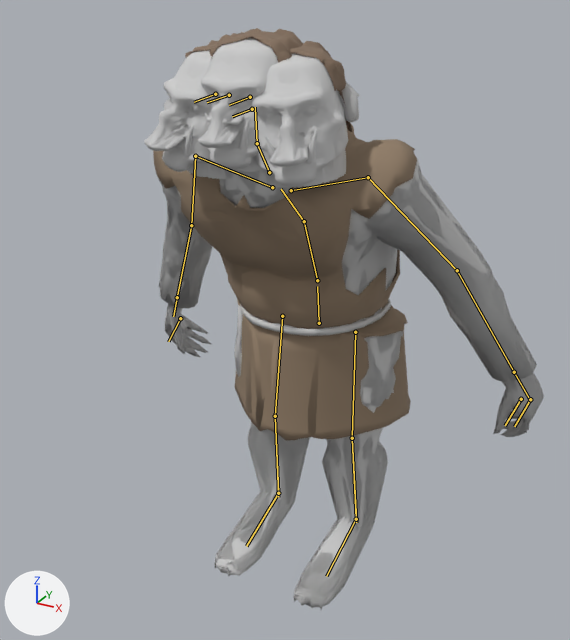
Before and after pictures for a commit that changed the glTF model assets/troll.glb.
Both versions are drawn from a camera (50 mm lens) standing at (1.055, -2.149, 1.902) and looking at (-0.053, -0.134, 0.894). The lights are fixed; the arrows at lower left show +X, +Y and +Z. The first picture is the older version. The bones that change, and the others that lie on the model, are drawn over the model as lines.

Objects in the first picture: 'arch_brute', 'arch_troll', 'face_ettin', 'face_ogre', 'face_troll', 'lod_arch_brute', 'lod_arch_troll', 'lod_face_ettin', 'lod_face_ogre', 'lod_face_troll'.
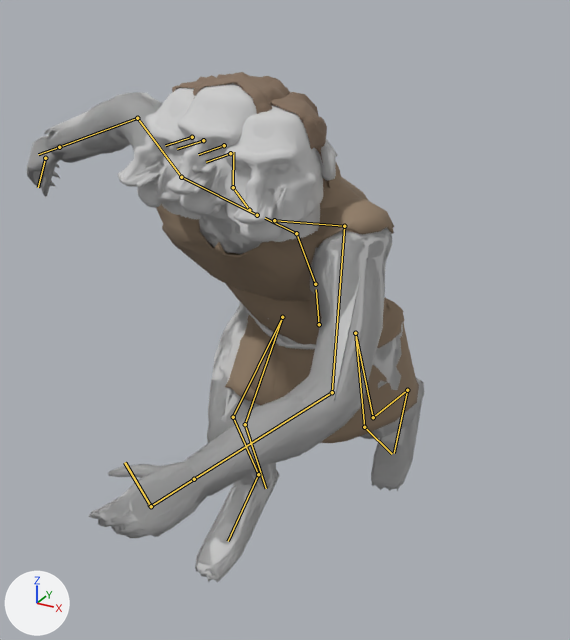
The newer file adds an action. The first version stands in its rest pose; the second is drawn at frame 7 of the action 'jump'.

Where the change shows, as pixel boxes (x1, y1, x2, y2) in the pictures (570 x 640 px):
'arch_troll', posed
    before: (158, 162, 543, 609)
    after: (27, 92, 424, 581)
'arch_brute', posed
    before: (153, 124, 417, 441)
    after: (27, 114, 419, 582)
'lod_arch_troll', posed
    before: (160, 158, 544, 607)
    after: (28, 92, 425, 581)
'lod_arch_brute', posed
    before: (153, 125, 522, 604)
    after: (28, 93, 416, 581)
'face_ettin', posed (11% taller)
    before: (144, 40, 360, 188)
    after: (118, 77, 338, 242)
'lod_face_ettin', posed (11% taller)
    before: (144, 40, 358, 188)
    after: (119, 77, 335, 242)
'face_troll', posed
    before: (198, 29, 294, 172)
    after: (167, 73, 290, 219)
'face_ogre', posed
    before: (205, 29, 303, 172)
    after: (179, 72, 290, 218)
'lod_face_ogre', posed
    before: (204, 28, 299, 172)
    after: (180, 72, 288, 218)
'lod_face_troll', posed
    before: (199, 29, 293, 171)
    after: (167, 74, 283, 218)
bone 'hips', root to tip
    before: (319, 323) to (317, 286)
    after: (319, 324) to (316, 289)
bone 'skirt.L', root to tip
    before: (355, 332) to (352, 438)
    after: (355, 333) to (364, 427)
bone 'skirt.R', root to tip
    before: (282, 316) to (275, 416)
    after: (282, 317) to (245, 424)
bone 'spine', root to tip
    before: (317, 280) to (304, 221)
    after: (315, 284) to (296, 233)
bone 'chest', root to tip
    before: (304, 221) to (281, 189)
    after: (296, 233) to (265, 218)
bone 'neck', root to tip
    before: (269, 172) to (257, 143)
    after: (249, 210) to (233, 187)
bone 'head', root to tip
    before: (257, 143) to (255, 107)
    after: (233, 187) to (233, 152)
bone 'upperarm.L', root to tip
    before: (368, 177) to (457, 270)
    after: (344, 226) to (332, 392)
bone 'forearm.L', root to tip
    before: (457, 270) to (514, 372)
    after: (332, 392) to (194, 479)
bone 'upperarm.R', root to tip
    before: (195, 156) to (191, 225)
    after: (181, 177) to (137, 118)
bone 'forearm.R', root to tip
    before: (191, 225) to (177, 297)
    after: (137, 118) to (59, 147)
bone 'thigh.L', root to tip
    before: (355, 332) to (352, 438)
    after: (355, 333) to (373, 417)
bone 'shin.L', root to tip
    before: (352, 438) to (356, 519)
    after: (373, 417) to (407, 390)
bone 'foot.L', root to tip
    before: (356, 519) to (326, 576)
    after: (407, 390) to (394, 453)
bone 'thigh.R', root to tip
    before: (282, 316) to (275, 416)
    after: (282, 317) to (233, 417)
bone 'shin.R', root to tip
    before: (275, 416) to (278, 493)
    after: (233, 417) to (258, 474)
bone 'foot.R', root to tip
    before: (278, 493) to (246, 546)
    after: (258, 474) to (228, 541)

The change, as a list of edits to the scene's bpy script:
```text
Change bone_hips:
    where bone_hips = bpy.data.objects['rig'].pose.bones['hips']
    bone_hips.location: (0.0, 0.0, 0.0) -> (0.0, -0.004, 0.0)
    bone_hips.rotation_quaternion: (1.0, 0.0, 0.0, 0.0) -> (0.999, 0.044, 0.0, 0.0)  # degrees (0, 0, 0) -> degrees (5, 0, 0)
Change bone_skirt_l:
    where bone_skirt_l = bpy.data.objects['rig'].pose.bones['skirt.L']  # child of 'hips'
    bone_skirt_l.rotation_quaternion: (1.0, 0.0, 0.0, 0.0) -> (0.997, 0.072, 0.006, -0.01)  # degrees (0, 0, 0) -> degrees (8, 1, -1)
Change bone_skirt_r:
    where bone_skirt_r = bpy.data.objects['rig'].pose.bones['skirt.R']  # child of 'hips'
    bone_skirt_r.rotation_quaternion: (1.0, 0.0, 0.0, 0.0) -> (0.952, -0.306, -0.006, 0.015)  # degrees (0, 0, 0) -> degrees (-36, 0, 2)
Change bone_spine:
    where bone_spine = bpy.data.objects['rig'].pose.bones['spine']  # child of 'hips'
    bone_spine.rotation_quaternion: (1.0, 0.0, 0.0, 0.0) -> (0.999, 0.035, -0.026, 0.001)  # degrees (0, 0, 0) -> degrees (4, -3, 0)
Change bone_chest:
    where bone_chest = bpy.data.objects['rig'].pose.bones['chest']  # child of 'spine'
    bone_chest.rotation_quaternion: (1.0, 0.0, 0.0, 0.0) -> (0.998, 0.052, -0.044, 0.002)  # degrees (0, 0, 0) -> degrees (6, -5, 0)
Change bone_neck:
    where bone_neck = bpy.data.objects['rig'].pose.bones['neck']  # child of 'chest'
    bone_neck.rotation_quaternion: (1.0, 0.0, 0.0, 0.0) -> (0.999, -0.052, 0.0, 0.0)  # degrees (0, 0, 0) -> degrees (-6, 0, 0)
Change bone_head:
    where bone_head = bpy.data.objects['rig'].pose.bones['head']  # child of 'neck'
    bone_head.rotation_quaternion: (1.0, 0.0, 0.0, 0.0) -> (0.996, -0.087, 0.0, 0.0)  # degrees (0, 0, 0) -> degrees (-10, 0, 0)
Change bone_upperarm_l:
    where bone_upperarm_l = bpy.data.objects['rig'].pose.bones['upperarm.L']  # child of 'shoulder.L'
    bone_upperarm_l.rotation_quaternion: (1.0, 0.0, 0.0, 0.0) -> (0.8, -0.56, 0.124, -0.177)  # degrees (0, 0, 0) -> degrees (-70, 0, -25)
Change bone_forearm_l:
    where bone_forearm_l = bpy.data.objects['rig'].pose.bones['forearm.L']  # child of 'upperarm.L'
    bone_forearm_l.rotation_quaternion: (1.0, 0.0, 0.0, 0.0) -> (0.94, -0.342, 0.0, 0.0)  # degrees (0, 0, 0) -> degrees (-40, 0, 0)
Change bone_upperarm_r:
    where bone_upperarm_r = bpy.data.objects['rig'].pose.bones['upperarm.R']  # child of 'shoulder.R'
    bone_upperarm_r.rotation_quaternion: (1.0, 0.0, 0.0, 0.0) -> (0.902, 0.2, 0.083, 0.374)  # degrees (0, 0, 0) -> degrees (25, 0, 45)
Change bone_forearm_r:
    where bone_forearm_r = bpy.data.objects['rig'].pose.bones['forearm.R']  # child of 'upperarm.R'
    bone_forearm_r.rotation_quaternion: (1.0, 0.0, 0.0, 0.0) -> (0.966, -0.259, 0.0, 0.0)  # degrees (0, 0, 0) -> degrees (-30, 0, 0)
Change bone_thigh_l:
    where bone_thigh_l = bpy.data.objects['rig'].pose.bones['thigh.L']  # child of 'hips'
    bone_thigh_l.rotation_quaternion: (1.0, 0.0, 0.0, 0.0) -> (0.989, 0.143, 0.011, -0.021)  # degrees (0, 0, 0) -> degrees (16, 2, -2)
Change bone_shin_l:
    where bone_shin_l = bpy.data.objects['rig'].pose.bones['shin.L']  # child of 'thigh.L'
    bone_shin_l.rotation_quaternion: (1.0, 0.0, 0.0, 0.0) -> (0.899, 0.437, 0.0, 0.026)  # degrees (0, 0, 0) -> degrees (52, -1, 3)
Change bone_foot_l:
    where bone_foot_l = bpy.data.objects['rig'].pose.bones['foot.L']  # child of 'shin.L'
    bone_foot_l.rotation_quaternion: (1.0, 0.0, 0.0, 0.0) -> (0.944, -0.327, -0.034, 0.004)  # degrees (0, 0, 0) -> degrees (-38, -4, 2)
Change bone_thigh_r:
    where bone_thigh_r = bpy.data.objects['rig'].pose.bones['thigh.R']  # child of 'hips'
    bone_thigh_r.rotation_quaternion: (1.0, 0.0, 0.0, 0.0) -> (0.906, -0.424, -0.008, 0.021)  # degrees (0, 0, 0) -> degrees (-50, 0, 3)
Change bone_shin_r:
    where bone_shin_r = bpy.data.objects['rig'].pose.bones['shin.R']  # child of 'thigh.R'
    bone_shin_r.rotation_quaternion: (1.0, 0.0, 0.0, 0.0) -> (0.842, 0.539, 0.0, -0.032)  # degrees (0, 0, 0) -> degrees (65, 2, -3)
Change bone_foot_r:
    where bone_foot_r = bpy.data.objects['rig'].pose.bones['foot.R']  # child of 'shin.R'
    bone_foot_r.rotation_quaternion: (1.0, 0.0, 0.0, 0.0) -> (0.998, 0.042, 0.032, 0.044)  # degrees (0, 0, 0) -> degrees (5, 3, 5)
```
